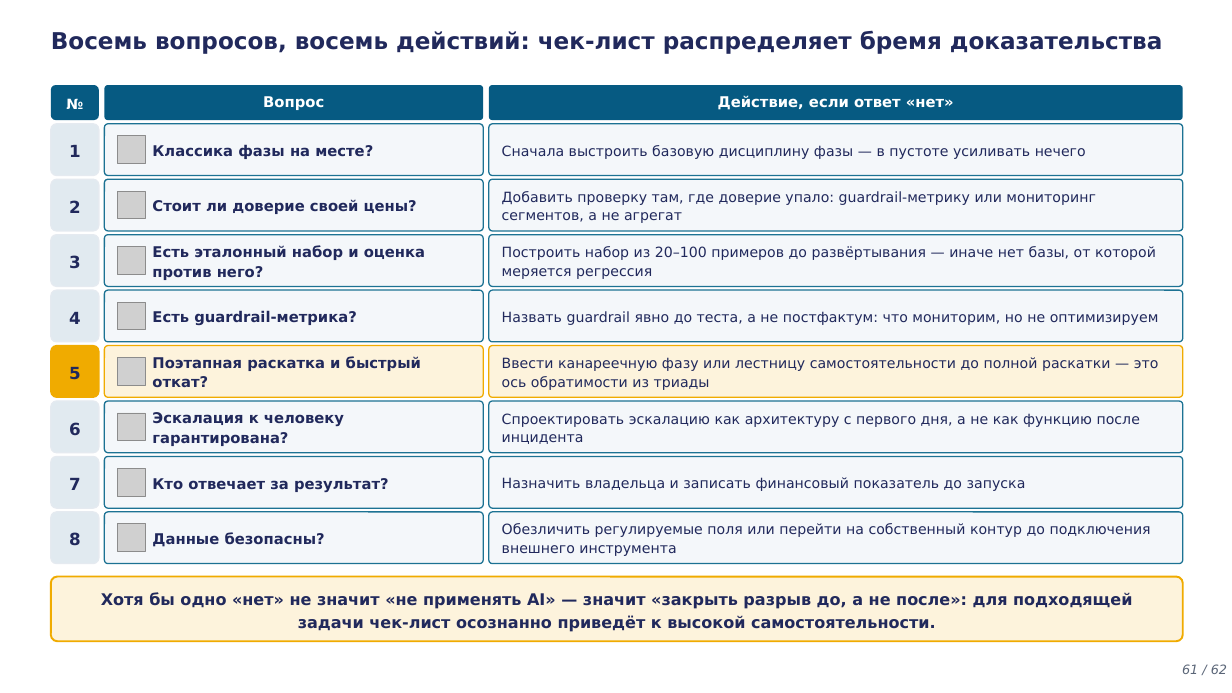
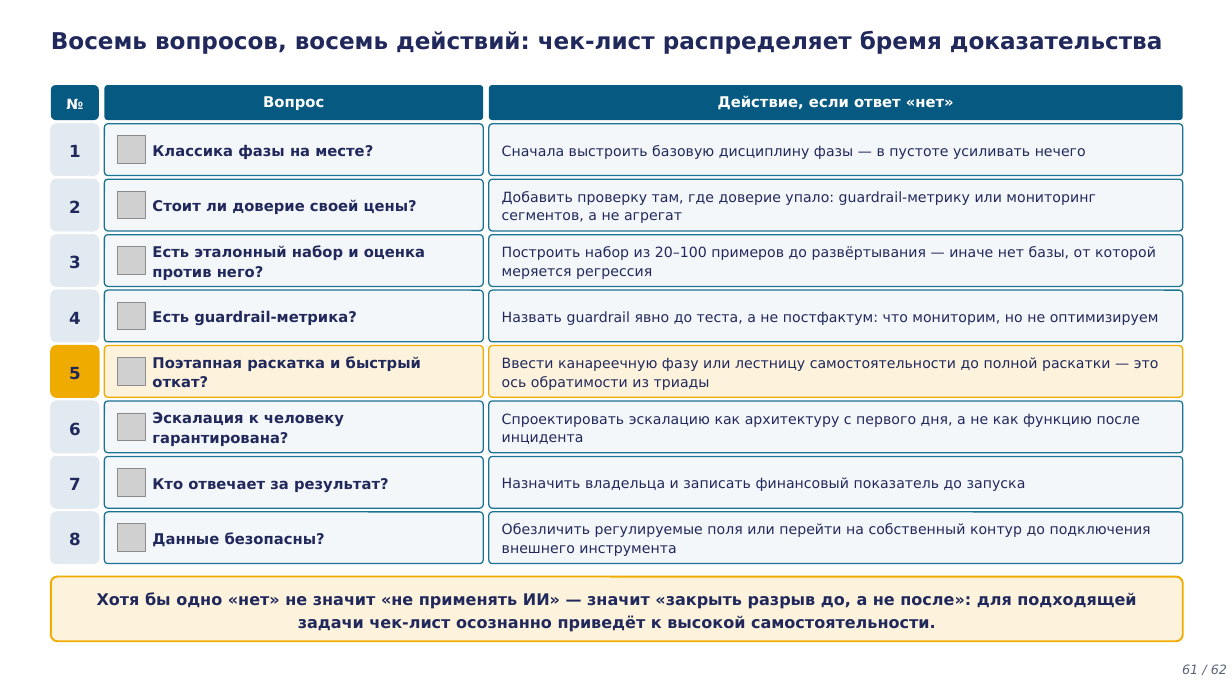
Before and after one commit to tellina-study/AI-usage-lessons, a slide deck: slide 61 of library/lectures/lec-05/rendered/lec-05.pptx. Drawn at 1232x693 pixels with LibreOffice and Linux fonts; fonts in the diff are those of the drawing; grey boxes stand for pictures. Boxes give left, top, right and bottom in pixels: in the first picture for what was removed or moved away, otherwise in the second. Text is boxed around its words. In the diff, an @@ line names an element or a change of style, - is before the commit and + after.

```diff
--- a/library/lectures/lec-05/rendered/lec-05.pptx
+++ b/library/lectures/lec-05/rendered/lec-05.pptx
@@ text at box(97, 592, 1136, 632): text changed @@
-Хотя бы одно «нет» не значит «не применять AI» — значит «закрыть разрыв до, а не после»: для подходящей задачи чек-лист осознанно приведёт к высокой самостоятельности.
+Хотя бы одно «нет» не значит «не применять ИИ» — значит «закрыть разрыв до, а не после»: для подходящей задачи чек-лист осознанно приведёт к высокой самостоятельности.
```
Also in this commit, not shown: 2 other slides changed, 7 other files.
